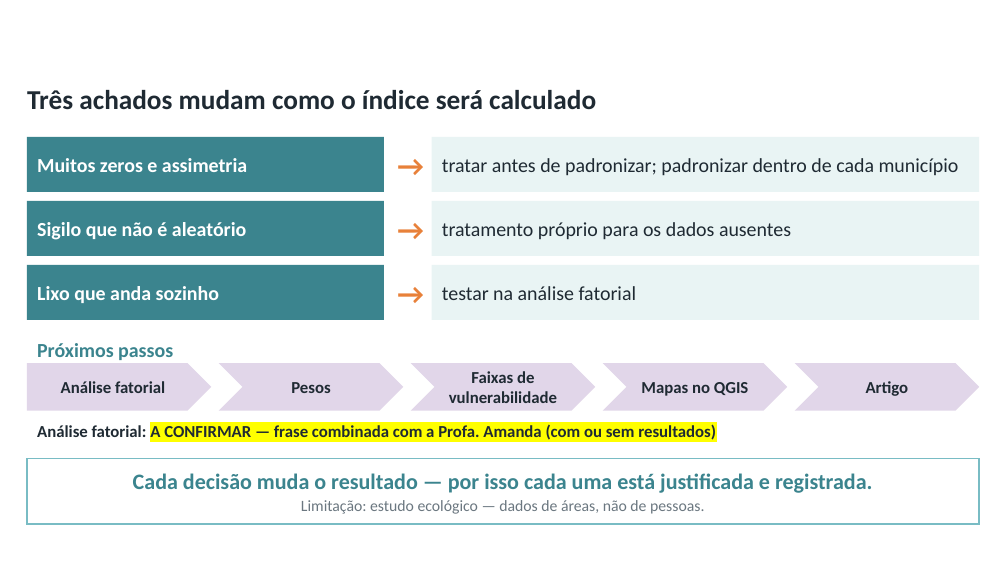
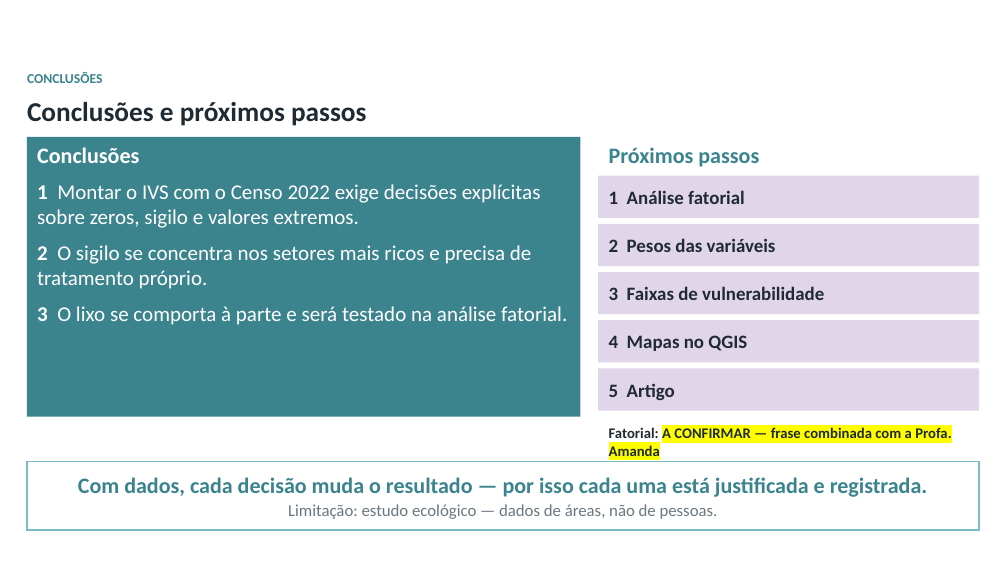
Before and after one commit to pedrinndias/Projeto_IVS_Censo, a slide deck: slide 10 of relatorio_parcial_raic/Apresentacao_Oral_RAIC_2026_Pedro.pptx. Drawn at 1008x567 pixels with LibreOffice and Linux fonts; fonts in the diff are those of the drawing; background and template pictures are left out. Boxes give left, top, right and bottom in pixels: in the first picture for what was removed or moved away, otherwise in the second. Text is boxed around its words. In the diff, an @@ line names an element or a change of style, - is before the commit and + after.

Commit message:
feat(raic): apresentação oral v3 — precisão, edital e falas revisadas
Depois de recalcular os números a partir dos dados brutos do IBGE e de uma
segunda rodada do conselho de revisão:

- Precisão: "nenhum domicílio foi registrado" (zeros incluem sigilo);
  a caçamba é classificada pelo projeto, não pelo Censo; o 16× do Norte
  passa para a reserva R4 como média de proporções; "variáveis do IVS 2012
  disponíveis no Censo 2022, adaptadas"; setor extremo retirado da análise
  descritiva (55,7× a mediana).
- Edital: etiquetas Metodologia, Resultados e Conclusões; slide 10 vira
  "Conclusões e próximos passos", com três conclusões.
- Didática: definição de vulnerabilidade e "para quê" no slide 2; "a etapa
  que vem antes do índice" no slide 3; 3,64% → 3,14% no slide 7; régua da
  correlação no 8; slide 9 só com o "50 de 53", como associação.
- Falas reescritas para serem ditas, sem ponto e vírgula nem números
  longos; cerca de 8 min.
- Nova saída _ENVIO.pptx, sem as notas do apresentador.
- Roteiro v1 guardado em historico/.

```diff
--- a/relatorio_parcial_raic/Apresentacao_Oral_RAIC_2026_Pedro.pptx
+++ b/relatorio_parcial_raic/Apresentacao_Oral_RAIC_2026_Pedro.pptx
@@ text added at (27,72,102,83), 13 pt, text #3B848E, bold @@
+CONCLUSÕES
@@ text removed at (27,90,596,110) @@
-Três achados mudam como o índice será calculado
@@ text added at (27,102,366,126), 26 pt, text #1F2A33, bold @@
+Conclusões e próximos passos
@@ rectangle removed at (26,137,383,192) @@
-Muitos zeros e assimetria
@@ rectangle added at (26,137,580,417), fill #3B848E, 20 pt, text #FFFFFF @@
+Conclusões
+1 Montar o IVS com o Censo 2022 exige decisões explícitas sobre zeros, sigilo e valores extremos.
+2 O sigilo se concentra nos setores mais ricos e precisa de tratamento próprio.
+3 O lixo se comporta à parte e será testado na análise fatorial.
@@ text removed at (387,137,429,192) @@
-→
@@ rectangle removed at (432,137,979,192) @@
-tratar antes de padronizar; padronizar dentro de cada município
@@ text "Próximos passos": place and size @@
-text "Próximos passos" at (37,343,173,360)
+text "Próximos passos" at (609,147,759,167)
@@ text "Próximos passos" at (609,147,759,167): size 19 to 21 pt; vertical alignment top to middle @@
@@ rectangle added at (598,175,979,218), fill #E1D6E9, 18 pt, text #1F2A33, bold @@
+1 Análise fatorial
@@ rectangle removed at (26,201,383,256) @@
-Sigilo que não é aleatório
@@ text removed at (387,201,429,256) @@
-→
@@ rectangle removed at (432,201,979,256) @@
-tratamento próprio para os dados ausentes
@@ rectangle added at (598,224,979,266), fill #E1D6E9, 18 pt, text #1F2A33, bold @@
+2 Pesos das variáveis
@@ rectangle removed at (26,265,383,320) @@
-Lixo que anda sozinho
@@ text removed at (387,265,429,320) @@
-→
@@ rectangle removed at (432,265,979,320) @@
-testar na análise fatorial
@@ rectangle "3 Faixas de vulnerabilidade": place and size @@
-rectangle "3 Faixas de vulnerabilidade" at (411,363,595,411)
+rectangle "3 Faixas de vulnerabilidade" at (598,272,979,315)
@@ text in rectangle at (609,286,824,300): text changed; size 16 to 18 pt @@
-Faixas de vulnerabilidade
+3 Faixas de vulnerabilidade
@@ rectangle "4 Mapas no QGIS": place and size @@
-rectangle "4 Mapas no QGIS" at (603,363,787,411)
+rectangle "4 Mapas no QGIS" at (598,321,979,363)
@@ text in rectangle at (609,335,747,351): text changed; size 16 to 18 pt @@
-Mapas no QGIS
+4 Mapas no QGIS
@@ pentagon arrow removed at (26,363,211,411) @@
-Análise fatorial
@@ chevron removed at (219,363,403,411) @@
-Pesos
@@ chevron to rectangle in 3 elements at (598,321,979,363), (598,272,979,315), (598,368,979,411) @@
@@ rectangle "5 Artigo": place and size @@
-rectangle "5 Artigo" at (795,363,979,411)
+rectangle "5 Artigo" at (598,368,979,411)
@@ text in rectangle at (609,383,675,400): text changed; size 16 to 18 pt @@
-Artigo
+5 Artigo
@@ text at (609,427,951,456): text changed; size 16 to 14 pt @@
-Análise fatorial: A CONFIRMAR — frase combinada com a Profa. Amanda (com ou sem resultados)
+Fatorial: A CONFIRMAR — frase combinada com a Profa. Amanda
@@ rectangle "Com dados, cada decisão muda ...": place and size @@
-rectangle "Com dados, cada decisão muda ..." at (26,458,979,524)
+rectangle "Com dados, cada decisão muda ..." at (26,461,979,530)
@@ text in rectangle at (78,477,928,497): text changed @@
-Cada decisão muda o resultado — por isso cada uma está justificada e registrada.
+Com dados, cada decisão muda o resultado — por isso cada uma está justificada e registrada.
@@ text in rectangle at (288,504,718,519): size 15 to 16 pt in "Limitação: estudo ecológico — dados de áreas, ..." @@
```
Also in this commit, not shown: 8 other slides changed, 5 other files.
